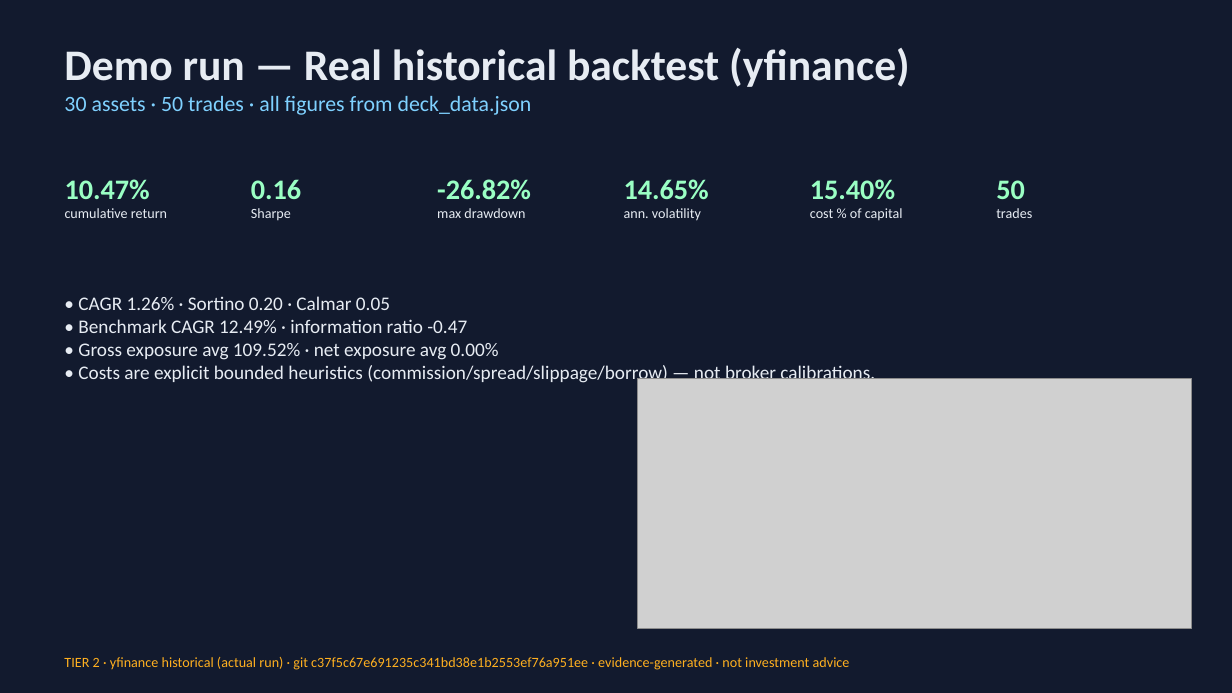
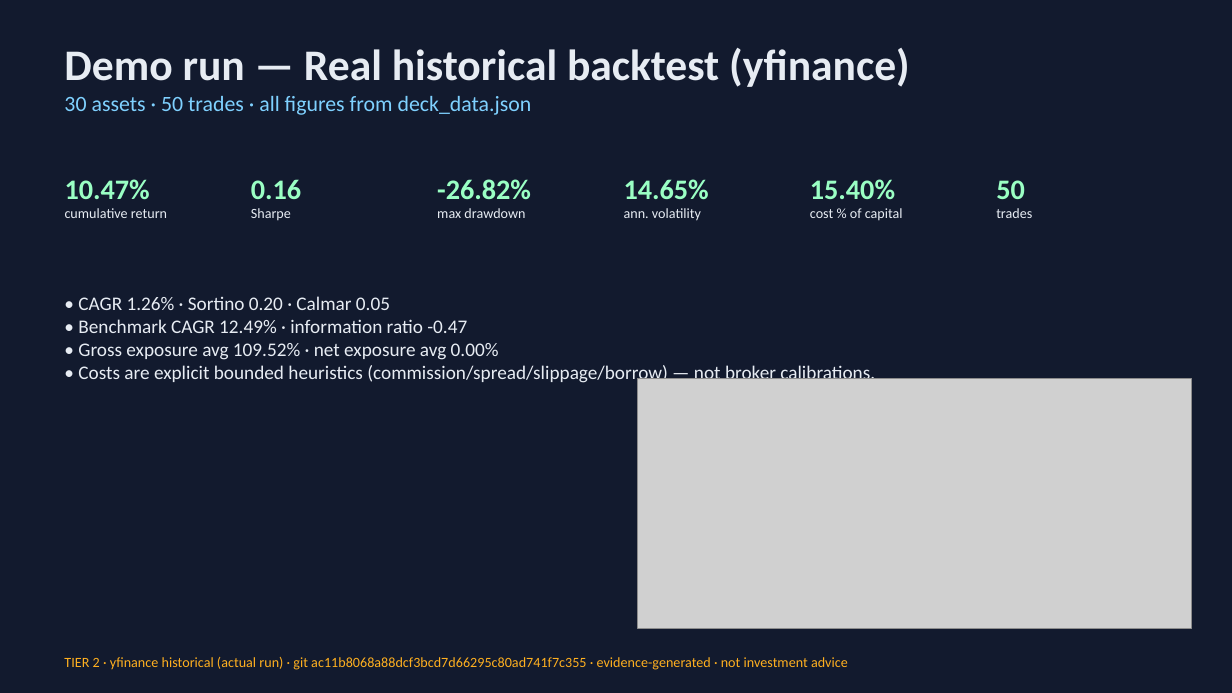
Before and after one commit to Scott-Switzer/market-fuzzer, a slide deck: slide 4 of app/static/pitch-deck/fenrix_deck.pptx. Drawn at 1232x693 pixels with LibreOffice and Linux fonts; fonts in the diff are those of the drawing; grey boxes stand for pictures. Boxes give left, top, right and bottom in pixels: in the first picture for what was removed or moved away, otherwise in the second. Text is boxed around its words. In the diff, an @@ line names an element or a change of style, - is before the commit and + after.

```diff
--- a/app/static/pitch-deck/fenrix_deck.pptx
+++ b/app/static/pitch-deck/fenrix_deck.pptx
@@ text at bbox=[64, 657, 848, 670]: text changed @@
-TIER 2 · yfinance historical (actual run) · git c37f5c67e691235c341bd38e1b2553ef76a951ee · evidence-generated · not investment advice
+TIER 2 · yfinance historical (actual run) · git ac11b8068a88dcf3bcd7d66295c80ad741f7c355 · evidence-generated · not investment advice
```
Also in this commit, not shown: 3 other slides changed, 17 other files.
